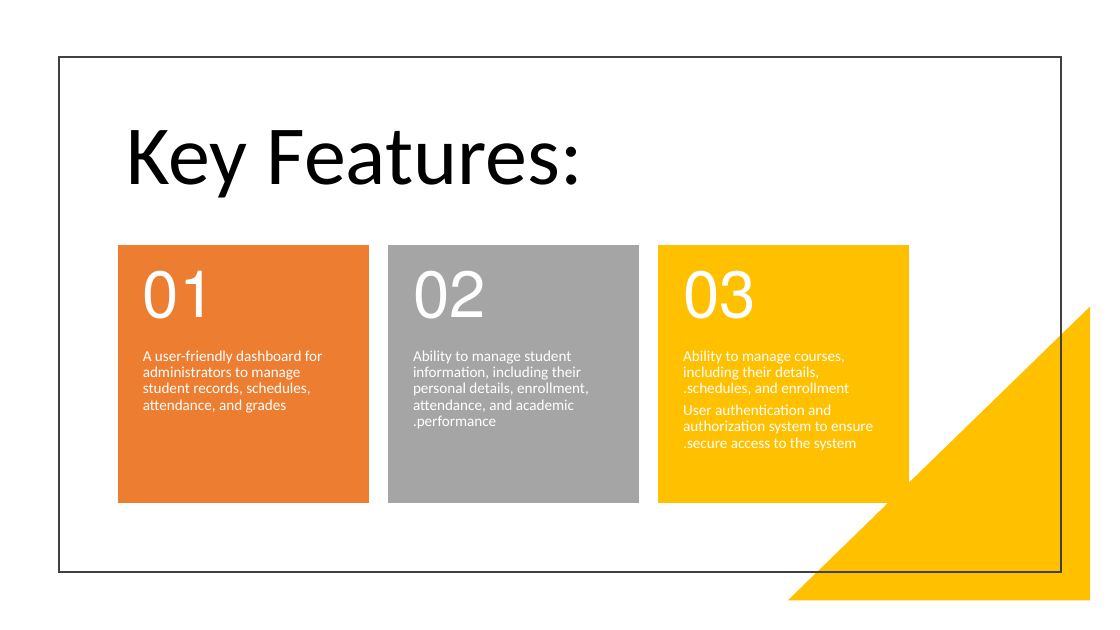
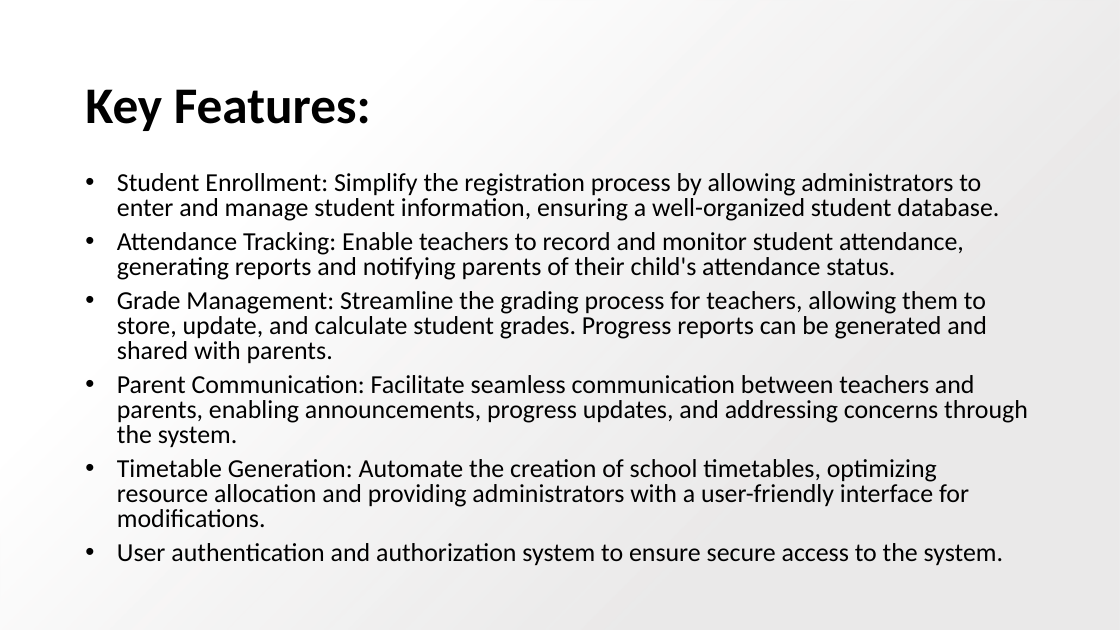
Before and after one commit to roone858/School-Managment-System, a slide deck: slide 3 of docs/school managment system.pptx. Drawn at 1120x630 pixels with LibreOffice and Linux fonts; fonts in the diff are those of the drawing; background and template pictures are left out. Boxes give left, top, right and bottom in pixels: in the first picture for what was removed or moved away, otherwise in the second. Text is boxed around its words. In the diff, an @@ line names an element or a change of style, - is before the commit and + after.

```diff
--- a/docs/school managment system.pptx
+++ b/docs/school managment system.pptx
@@ rectangle: place and size @@
-rectangle at <box>59,57,1061,572</box>
+rectangle at <box>0,0,1120,630</box>
@@ rectangle at <box>0,0,1120,630</box>: fill none to gradient #E7E6E6 to #FFFFFF; outline #404040 1.5 pt to none @@
@@ title "Key Features:": place and size @@
-title "Key Features:" at <box>126,130,583,198</box>
+title "Key Features:" at <box>85,89,371,131</box>
@@ title "Key Features:" at <box>85,89,371,131</box>: size 72 to 44 pt, bold on @@
@@ text added at <box>117,173,1028,566</box>, 22.2 pt, text #000000 @@
+• Student Enrollment: Simplify the registration process by allowing administrators to enter and manage student information, ensuring a well-organized student database.
+• Attendance Tracking: Enable teachers to record and monitor student attendance, generating reports and notifying parents of their child's attendance status.
+• Grade Management: Streamline the grading process for teachers, allowing them to store, update, and calculate student grades. Progress reports can be generated and shared with parents.
+• Parent Communication: Facilitate seamless communication between teachers and parents, enabling announcements, progress updates, and addressing concerns through the system.
+• Timetable Generation: Automate the creation of school timetables, optimizing resource allocation and providing administrators with a user-friendly interface for modifications.
+• User authentication and authorization system to ensure secure access to the system.
@@ group removed at <box>118,245,909,502</box>: 6 texts, 3 rectangles @@
-A user-friendly dashboard for administrators to manage student records, schedules, attendance, and grades
-01
-Ability to manage student information, including their personal details, enrollment, attendance, and academic performance.
-02
-Ability to manage courses, including their details, schedules, and enrollment.
-User authentication and authorization system to ensure secure access to the system.
-03
@@ right triangle removed at <box>788,307,1091,601</box> @@
```
Also in this commit, not shown: 3 other slides changed, 5 slides added, 3 slides removed, 9 other files.
